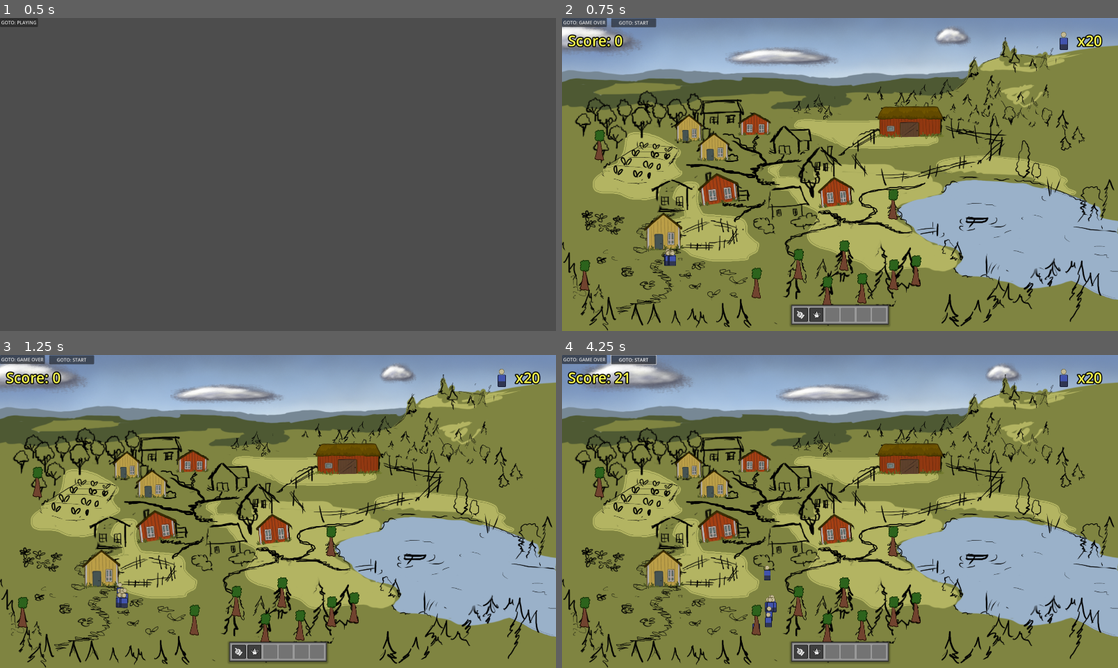
Above: before the commit, frames 1-4 (two rows, left to right).
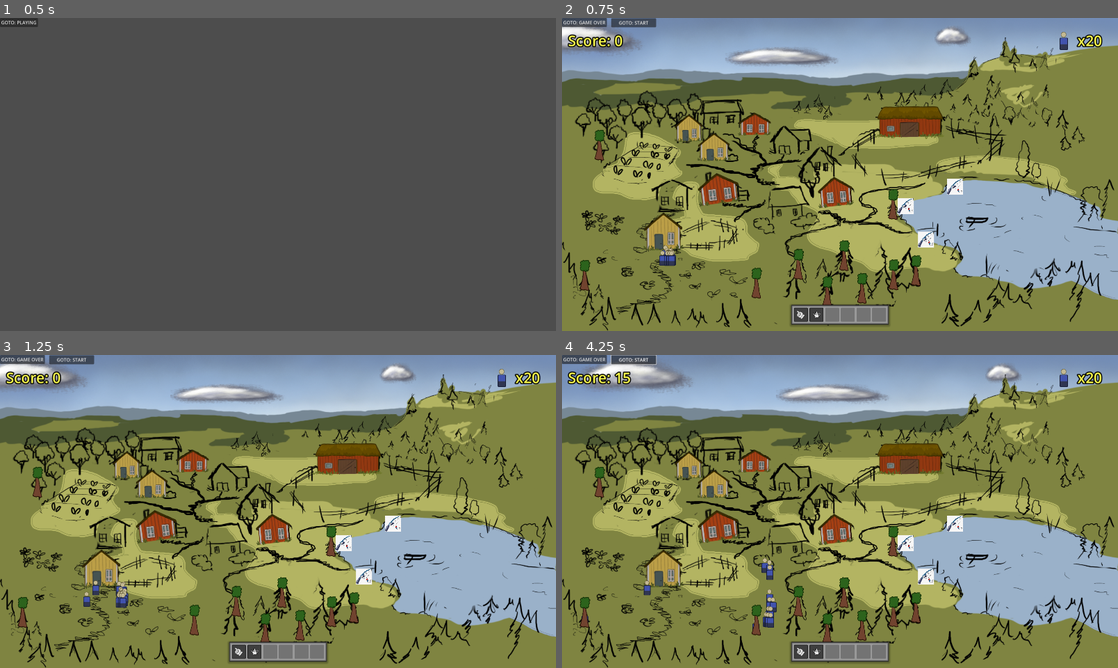
Above: after the commit, the same moments.

Repository: arget4me/cosyville
Game: Godot game, scene res://Scenes/main_scene.tscn
The game is run twice, just before and just after one commit, with the same random seed, the same clock (stepped at 60 frames per second) and the same inputs.
Inputs (mouse positions are in pixels of both pictures, inside the frame that each line leads up to):
- Up to frame 1 (0.5 s): no input
- Up to frame 2 (0.75 s): click "GOTO: PLAYING" at 0.5 s
- Up to frame 3 (1.25 s): no input
- Up to frame 4 (4.25 s): click "GOTO: START" at 1.25 s; click "GOTO: START" at 2 s; move the mouse to (756, 621) at 2.77 s; press the mouse at (756, 621) at 2.78 s; hold Right (ui_right) 2.78-3.53 s; move the mouse to (828, 630) at 3.52 s; release the mouse at (828, 630) at 3.53 s; hold Down (ui_down) from 3.53 s (still down); click (828, 630) at 3.6 s

Frame 1 is identical in both runs. In frame 2, 0.5% of the frame differs, in the area x 17-73%, y 51-80%; in frame 3, 0.6%; in frame 4, 0.8%, in the area x 3-73%, y 5-88%.

Commit message:
Add fishing action READ Desc
Added an action so we have some more diversity.

It would be nice if we added that while trees are burning they can't request plan for chopping wood, and then more of them go fishing. Vice versa when the chaos event in fishing happens (can be just a kraken spawning instead of burning tree or so).

Needs to be fixed:
Both chopping wood and fishing they get stuck after a while there, they dont request new plans.
Also damage isnt taken from the chaos events anymore.

Diff:
--- /dev/null
+++ b/Scenes/Chaos/FishingSpot.tscn
@@ -0,0 +1,35 @@
+[gd_scene load_steps=6 format=3 uid="uid://djvoabshp5qu8"]
+
+[ext_resource type="Script" path="res://Scenes/Chaos/fishing_spot.gd" id="1_yns0t"]
+[ext_resource type="Texture2D" uid="uid://uujvhrk41hwo" path="res://art/fishing_rod.png" id="2_553ne"]
+[ext_resource type="PackedScene" uid="uid://cbycy8bbyocpe" path="res://Scenes/Clicking/clickable.tscn" id="3_ekl01"]
+[ext_resource type="Script" path="res://Scripts/Chaos/chaos_triggerable.gd" id="4_gi0qi"]
+[ext_resource type="PackedScene" uid="uid://dymkfwg58tqik" path="res://Scenes/Chaos/damage_area.tscn" id="5_oxqoa"]
+
+[node name="FishingSpot" type="Node2D"]
+y_sort_enabled = true
+script = ExtResource("1_yns0t")
+
+[node name="Sprite2D" type="Sprite2D" parent="."]
+position = Vector2(28, 29)
+scale = Vector2(0.16, 0.22)
+texture = ExtResource("2_553ne")
+offset = Vector2(0, -102.01)
+
+[node name="Clickable" parent="." instance=ExtResource("3_ekl01")]
+position = Vector2(2, -43)
+scale = Vector2(0.668282, 1.89487)
+pointer_state = 1
+clicking_is_enabled = false
+
+[node name="ChaosTriggerable" type="Node" parent="."]
+script = ExtResource("4_gi0qi")
+trigger_probability = 0.02
+cooldown_time = 30.0
+
+[node name="DamageArea" parent="." instance=ExtResource("5_oxqoa")]
+position = Vector2(2, -31)
+scale = Vector2(4, 9.639)
+
+[connection signal="on_clicked" from="Clickable" to="." method="_on_clickable_on_clicked"]
+[connection signal="trigger_chaos" from="ChaosTriggerable" to="." method="_on_node_trigger_chaos"]
--- /dev/null
+++ b/Scenes/Chaos/fishing_spot.gd
@@ -0,0 +1,21 @@
+extends Node2D
+
+@onready var sprite = $Sprite2D
+@onready var clickable = $Clickable
+@onready var chaos = $ChaosTriggerable
+@onready var damage_area = $DamageArea
+
+func _ready():
+	clickable.set_process(false)
+	ActionPointsManager.register_action_point(position)
+
+func _on_node_trigger_chaos() -> void:
+	sprite.self_modulate = Color.RED
+	clickable.clicking_is_enabled = true
+	damage_area.damage_area_active = true
+
+func _on_clickable_on_clicked() -> void:
+	clickable.clicking_is_enabled = false
+	damage_area.damage_area_active = false
+	chaos.deactivate_chaos()
+	sprite.self_modulate = Color.WHITE
--- a/Scenes/cosy_village_clicking_example.tscn
+++ b/Scenes/cosy_village_clicking_example.tscn
@@ -1,13 +1,14 @@
-[gd_scene load_steps=9 format=3 uid="uid://biwreh4pxnlfm"]
+[gd_scene load_steps=10 format=3 uid="uid://biwreh4pxnlfm"]
 
 [ext_resource type="Texture2D" uid="uid://cr3o4hp2ichjw" path="res://art/world/sky.PNG" id="1_w4iek"]
 [ext_resource type="PackedScene" uid="uid://cdevdb2f0xlsc" path="res://Scenes/World/clouds.tscn" id="2_44oqd"]
 [ext_resource type="Texture2D" uid="uid://b56ar24cwrrtb" path="res://art/world/background_.PNG" id="3_oicvn"]
 [ext_resource type="Script" path="res://Scenes/villager_spawner.gd" id="4_mljib"]
+[ext_resource type="PackedScene" uid="uid://djvoabshp5qu8" path="res://Scenes/Chaos/FishingSpot.tscn" id="6_b455v"]
 [ext_resource type="PackedScene" uid="uid://74idepem82pk" path="res://Scenes/Chaos/FireTree.tscn" id="6_ekpvo"]
-[ext_resource type="PackedScene" uid="uid://702f3n8od2c0" path="res://Scenes/World/house_red.tscn" id="7_af8d8"]
-[ext_resource type="PackedScene" uid="uid://bvi118sov2jxo" path="res://Scenes/World/house_yellow.tscn" id="8_dkhfv"]
-[ext_resource type="PackedScene" uid="uid://b16bki12o36mf" path="res://Scenes/World/ladan.tscn" id="8_gfc0v"]
+[ext_resource type="PackedScene" path="res://Scenes/World/house_red.tscn" id="7_af8d8"]
+[ext_resource type="PackedScene" path="res://Scenes/World/house_yellow.tscn" id="8_dkhfv"]
+[ext_resource type="PackedScene" path="res://Scenes/World/ladan.tscn" id="8_gfc0v"]
 
 [node name="CosyVillage" type="Node2D"]
 
@@ -64,6 +65,15 @@
 z_as_relative = false
 position = Vector2(1201, 933)
 
+[node name="FishingSpot" parent="YSORT" instance=ExtResource("6_b455v")]
+position = Vector2(1161, 646)
+
+[node name="FishingSpot2" parent="YSORT" instance=ExtResource("6_b455v")]
+position = Vector2(1231, 761)
+
+[node name="FishingSpot3" parent="YSORT" instance=ExtResource("6_b455v")]
+position = Vector2(1331, 579)
+
 [node name="Ladan" parent="YSORT" instance=ExtResource("8_gfc0v")]
 position = Vector2(1200, 420)
 
--- a/Scripts/Singletons/goap_manager.gd
+++ b/Scripts/Singletons/goap_manager.gd
@@ -7,12 +7,15 @@
 func _ready() -> void:
 	actions["GO_TO_POS"] = goap_action.new(["at_pos"],[])
 	actions["DO_ACTION"] = goap_action.new(["do_action"],["at_pos"])
+	actions["DO_FISHING"] = goap_action.new(["do_fishing"],["at_pos"])
 
 	action_name_to_index["GO_TO_POS"] = 0
 	action_name_to_index["DO_ACTION"] = 1
+	action_name_to_index["DO_FISHING"] = 2
 
 	action_name_to_score["GO_TO_POS"] = 3
 	action_name_to_score["DO_ACTION"] = 10
+	action_name_to_score["DO_FISHING"] = 16
 
 func request_plan(goal, world_state: Array) -> Array:
 	#setup nodes for astar
--- a/Scripts/VillagerMovement.gd
+++ b/Scripts/VillagerMovement.gd
@@ -38,12 +38,6 @@
 
 func _physics_process(delta):
 	get_input()
-	#if(destination == Vector2(-1,-1)):
-	#	destination = ActionPointsManager.get_random_action_point_position()
-	#	if(destination == Vector2(-1,-1)):
-	#		return
-	#action_do_move(destination)
-	# print(velocity)
 
 	if(goto_pos == Vector2(-1,-1)):
 		return
--- a/Scripts/villager_brain.gd
+++ b/Scripts/villager_brain.gd
@@ -3,10 +3,12 @@
 @export var villager: VillagerClass
 var is_doing_action = false
 var curr_plan = []
+var last_action
+var timeout_timer
 
 # Called when the node enters the scene tree for the first time.
 func _ready() -> void:
-	pass # Replace with function body.
+	pass
 
 func action_move_to():
 	is_doing_action = true
@@ -33,17 +35,33 @@
 	curr_plan.remove_at(0)
 	is_doing_action = false
 
+func action_fish():
+	is_doing_action = true
+
+	await get_tree().create_timer(3).timeout
+
+	ClickingManager.add_score(GoapManager.action_name_to_score[curr_plan[0]])
+	curr_plan.remove_at(0)
+	is_doing_action = false
+
 func do_some_action():
 	var action = curr_plan[0]
 	match(action):
 		"DO_ACTION":
 			action_chop_wood()
+		"DO_FISHING":
+			action_fish()
 		"GO_TO_POS":
 			action_move_to()
 
-# Called every frame. 'delta' is the elapsed time since the previous frame.
+
 func _process(delta: float) -> void:
 	if(curr_plan.size()<=0 && !is_doing_action):
-		curr_plan = GoapManager.request_plan("do_action", [])
+		var action_random = randf_range(0, 0.5)
+		if(action_random <= 0.5):
+			# chop wood
+			curr_plan = GoapManager.request_plan("do_action", [])
+		else:
+			curr_plan = GoapManager.request_plan("do_fishing", [])
 	if(!is_doing_action && curr_plan.size() > 0):
 		do_some_action()
Binary file added: art/fishing_rod.png
Not shown, added: art/fishing_rod.png.import
